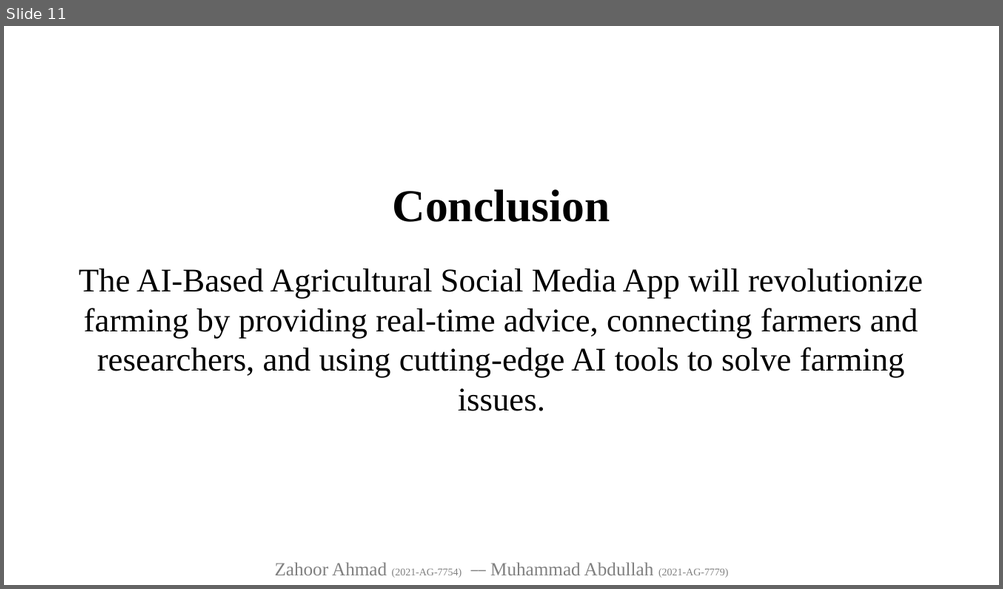
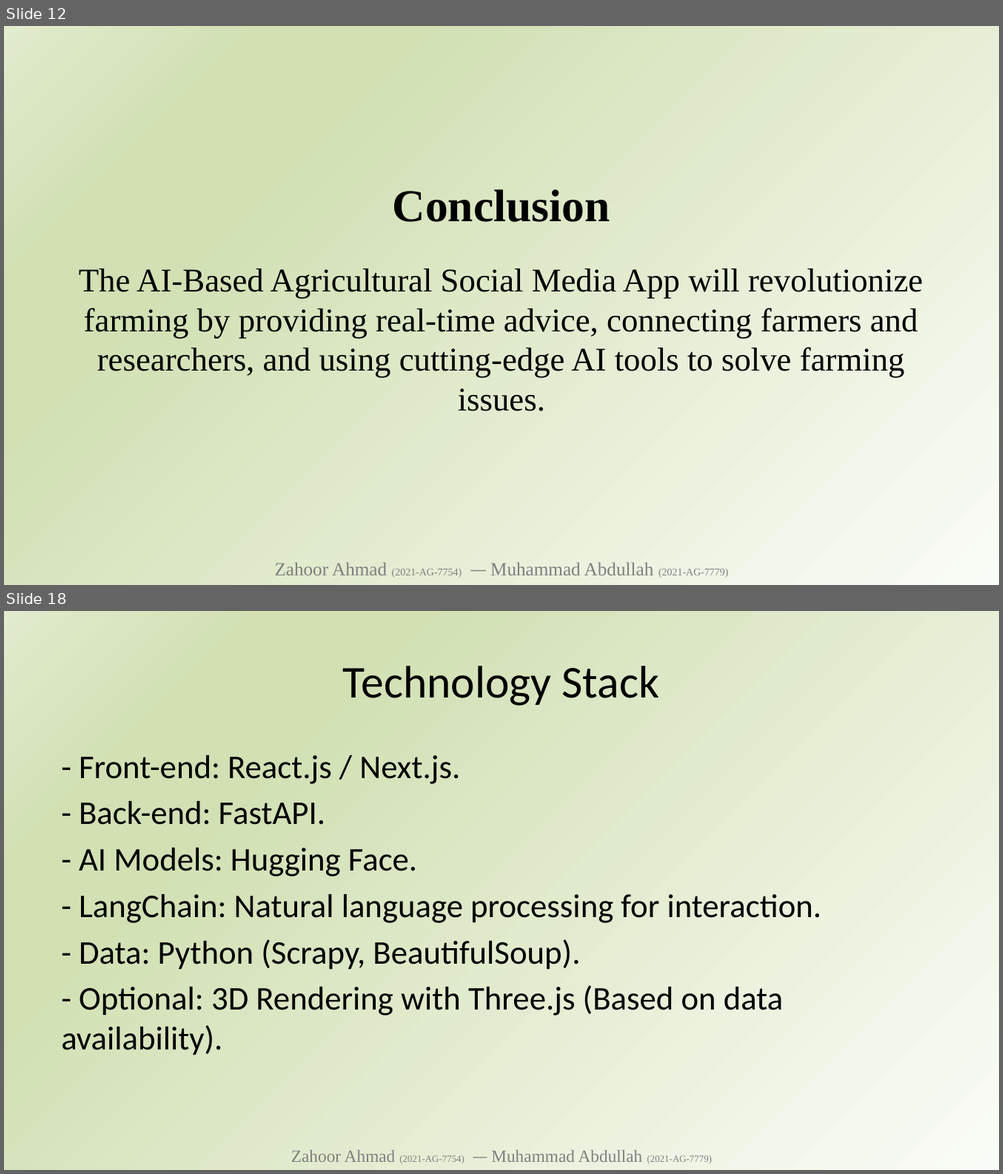
Before and after one commit to zahooronly/FYP, a slide deck: FYP AI Based Agricultural Social Media App Zahoor - Abdullah.pptx. Shown one above the other, each under a label of ours: slide 11 before the commit, slides 12 and 18 after it; the slides between them are not shown. The pictures are 1003x589 and 1003x1174 pixels, drawn with LibreOffice and Linux fonts; fonts in the diff are those of the drawing. Boxes give left, top, right and bottom in pixels: in the first picture for what was removed or moved away, otherwise in the second. Text is boxed around its words. In the diff, an @@ line names an element or a change of style, - is before the commit and + after.

```diff
--- a/FYP AI Based Agricultural Social Media App Zahoor - Abdullah.pptx
+++ b/FYP AI Based Agricultural Social Media App Zahoor - Abdullah.pptx
@@ slide 18 added at (4, 611, 999, 1170), background gradient #FAFCF7 to #D2E0B4 to #E1EBCD @@
@@ title added at (343, 666, 660, 706), 44 pt, text #000000 @@
+Technology Stack
@@ text added at (61, 755, 822, 1056), 32 pt, text #000000 @@
+- Front-end: React.js / Next.js.
+- Back-end: FastAPI.
+- AI Models: Hugging Face.
+- LangChain: Natural language processing for interaction.
+- Data: Python (Scrapy, BeautifulSoup).
+- Optional: 3D Rendering with Three.js (Based on data availability).
@@ text added at (291, 1150, 712, 1165), 16.6 pt, text #808080 @@
+Zahoor Ahmad (2021-AG-7754) ⎯⎯ Muhammad Abdullah (2021-AG-7779)
@@ what was slide 11 is now slide 12 @@
@@ slide 12 changed as well @@
@@ background #FFFFFF to gradient #FAFCF7 to #D2E0B4 to #E1EBCD @@
```
Also in this commit, not shown: 10 other slides changed, 11 other slides added, 1 other file.
